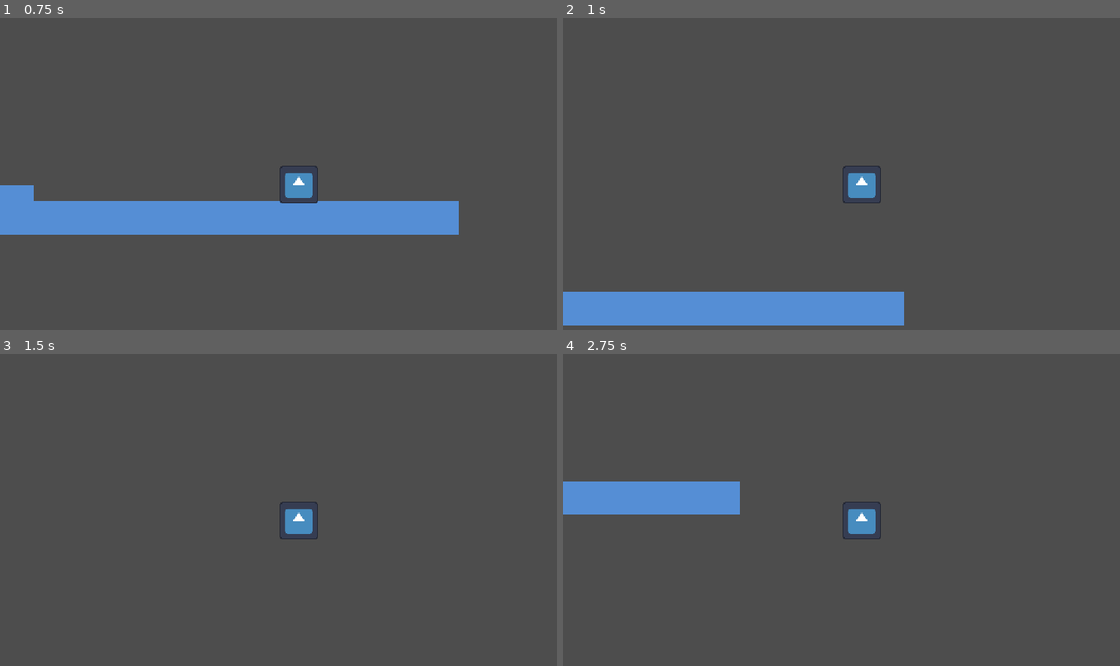
Above: before the commit, frames 1-4 (two rows, left to right).
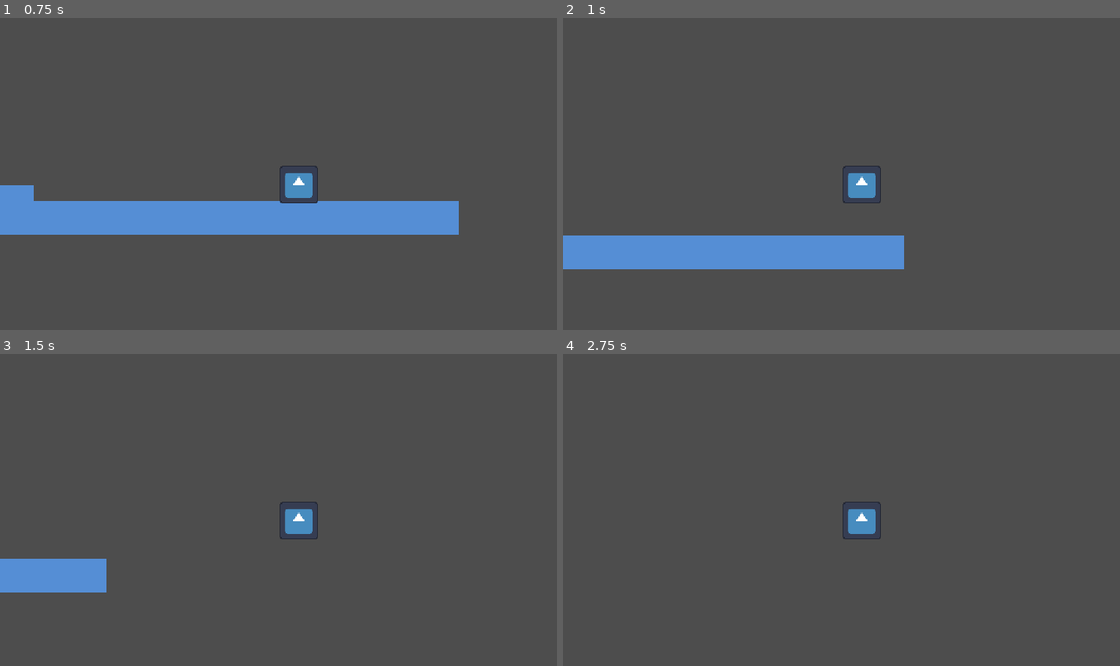
Above: after the commit, the same moments.

Repository: notmossyiguana/haven-berlin
Game: Godot game, scene res://main.tscn
Same seed, same stepped clock (60 frames per second), same inputs: the game is played once before the commit and once after it. The engine's default icon, where the game draws it, is replaced by a stand-in: a white triangle on a blue panel in a dark square.
Inputs:
- Up to frame 1 (0.75 s): hold Right (right) from 0.53 s (still down)
- Up to frame 2 (1 s): keep holding Right (right); tap W (jump) at 0.77 s
- Up to frame 3 (1.5 s): keep holding Right (right)
- Up to frame 4 (2.75 s): tap W (jump) at 1.52 s; tap Enter at 2 s; release Right (right) at 2.03 s; hold A (left) from 2.03 s (still down)

Frame 1 is identical in both runs. In frame 2, 13% of the frame differs, in the area x 0-62%, y 69-99%; in frame 3, 2.1%; in frame 4, 3.4%.

Commit message:
Update player.gd

Diff:
--- a/player.gd
+++ b/player.gd
@@ -2,7 +2,7 @@
 
 
 const SPEED = 900.0
-const JUMP_VELOCITY = -900.0
+const JUMP_VELOCITY = -400.0
 
 
 func _physics_process(delta: float) -> void:
